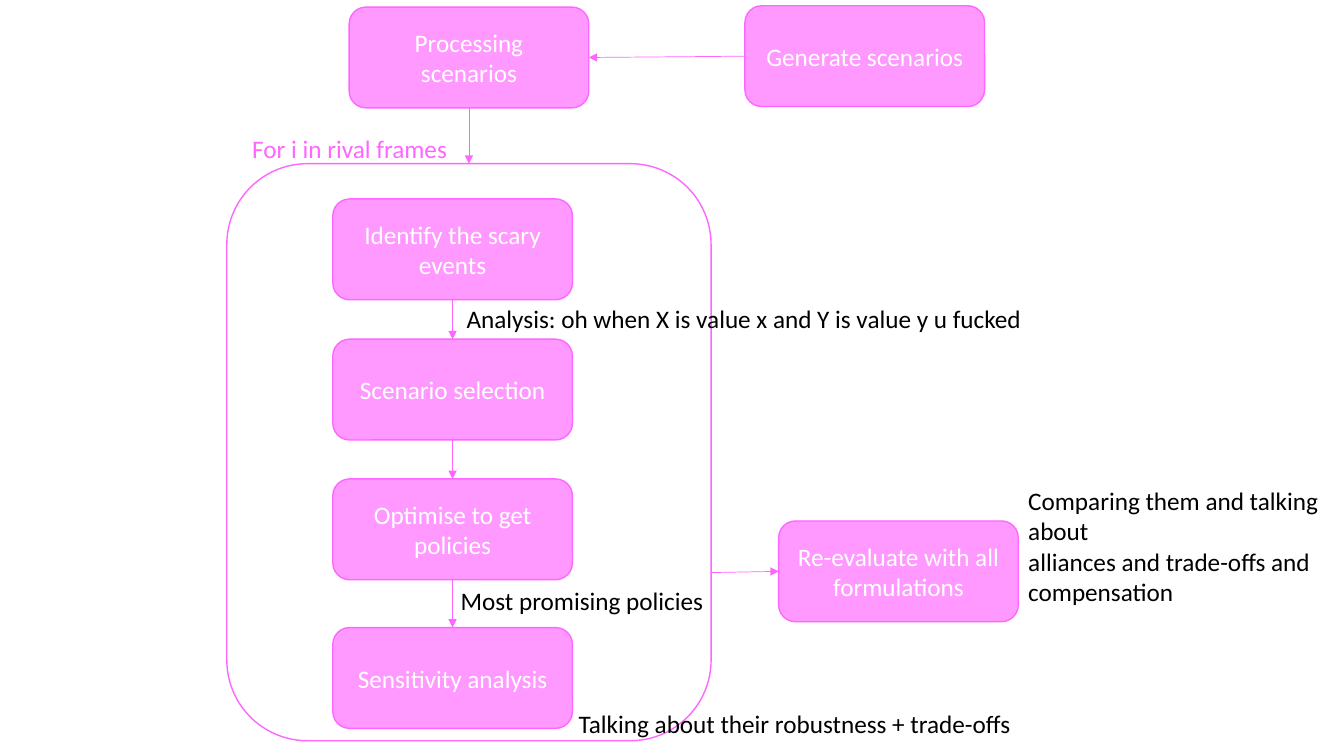
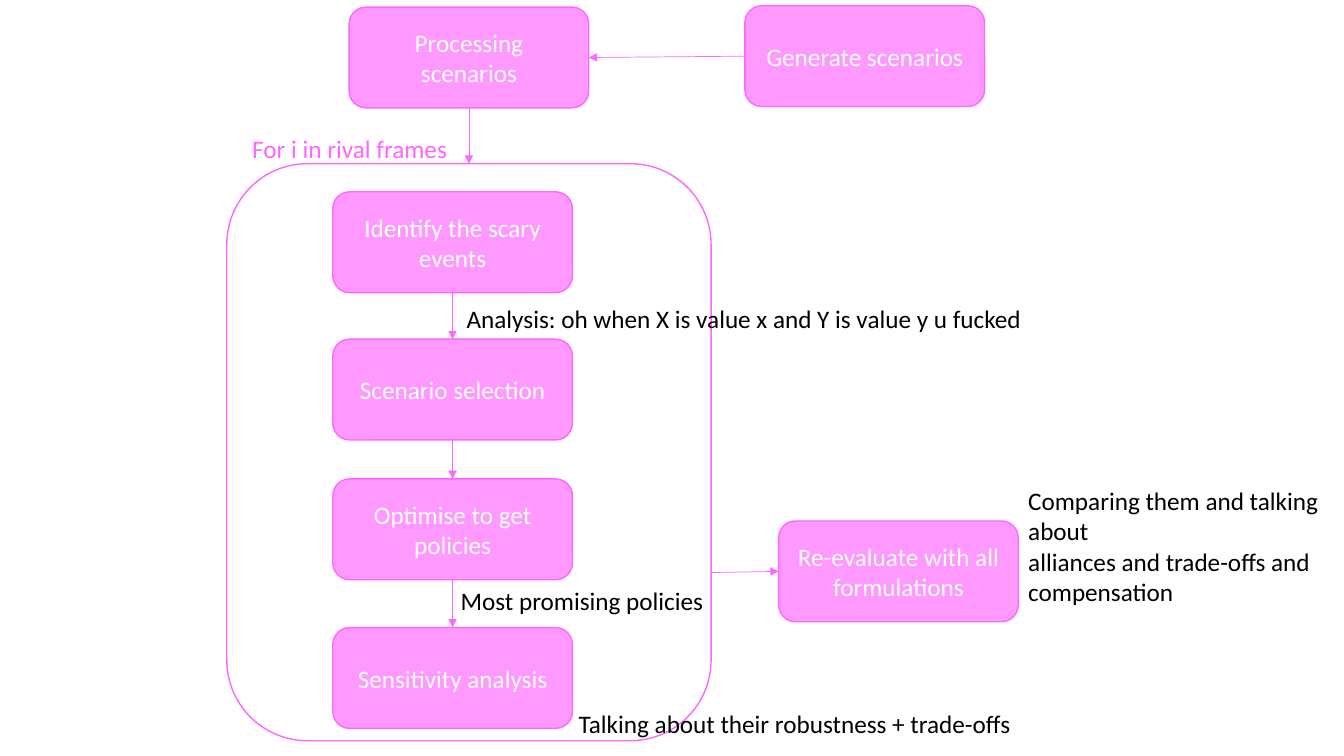
Before and after one commit to Lischip/FabiosDecisions, a slide deck: slide 4 of report/figures/flowchart.pptx. Drawn at 1344x756 pixels with LibreOffice and Linux fonts; fonts in the diff are those of the drawing. Boxes give left, top, right and bottom in pixels: in the first picture for what was removed or moved away, otherwise in the second. Text is boxed around its words. In the diff, an @@ line names an element or a change of style, - is before the commit and + after.

```diff
--- a/report/figures/flowchart.pptx
+++ b/report/figures/flowchart.pptx
@@ rounded rectangle "Identify the scary events" moved from (x1=333, y1=199, x2=573, y2=299) to (x1=333, y1=192, x2=573, y2=292) @@
@@ arrow moved from (453, 299) - (453, 340) to (453, 292) - (453, 340) @@
```
Also in this commit, not shown: 1 other slide changed, 3 other files.
